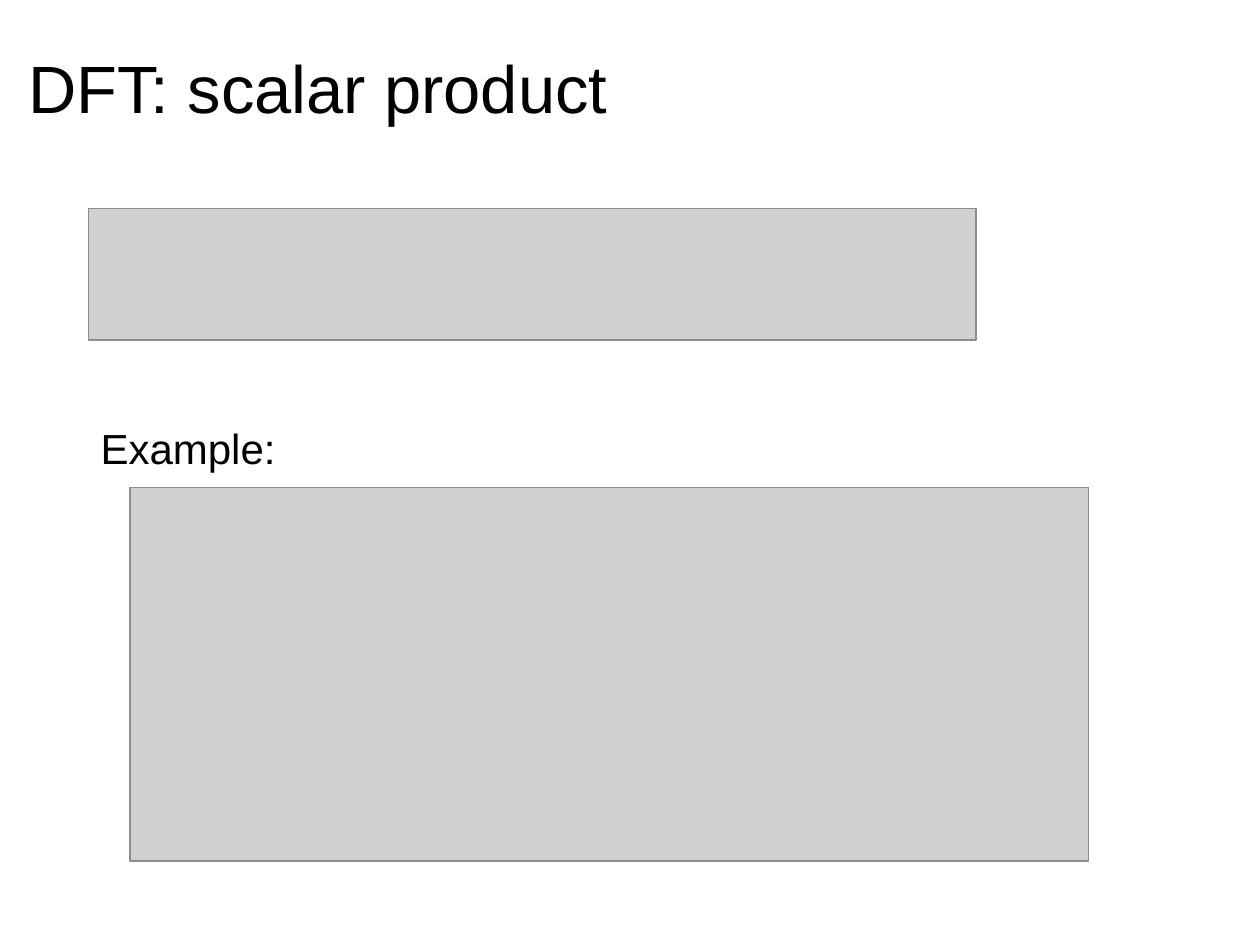
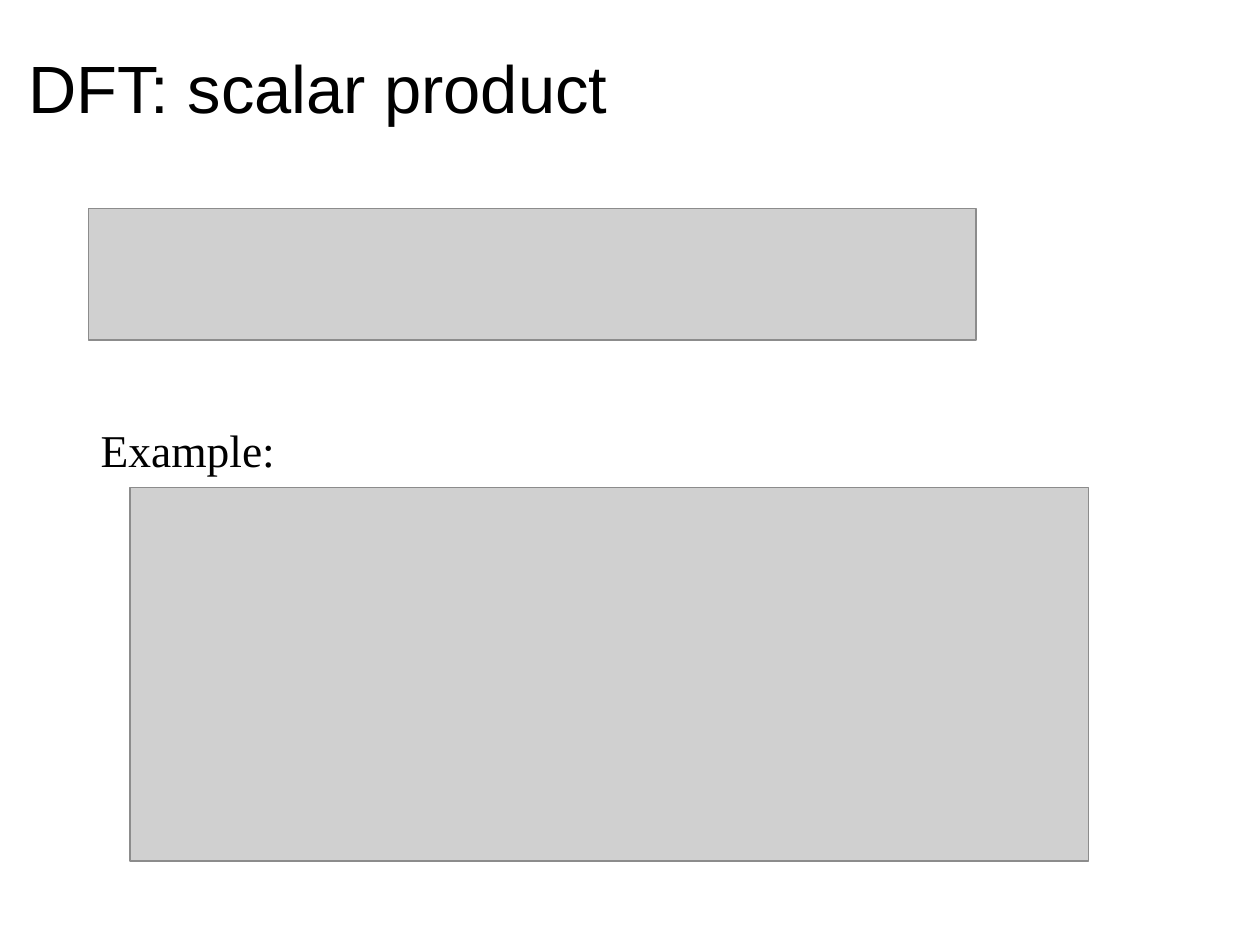
Before and after one commit to MTG/sms-tools, a slide deck: slide 7 of lectures/2-DFT/DFT-1.odp. Drawn at 1260x945 pixels with LibreOffice and Linux fonts; fonts in the diff are those of the drawing; grey boxes stand for pictures. Boxes give left, top, right and bottom in pixels: in the first picture for what was removed or moved away, otherwise in the second. Text is boxed around its words. In the diff, an @@ line names an element or a change of style, - is before the commit and + after.

```diff
--- a/lectures/2-DFT/DFT-1.odp
+++ b/lectures/2-DFT/DFT-1.odp
@@ text "Example:" at box(101, 435, 275, 476): size 24 to 26 pt, font Arial to Times New Roman @@
```
Also in this commit, not shown: 1 other slide changed, 13 other files.
